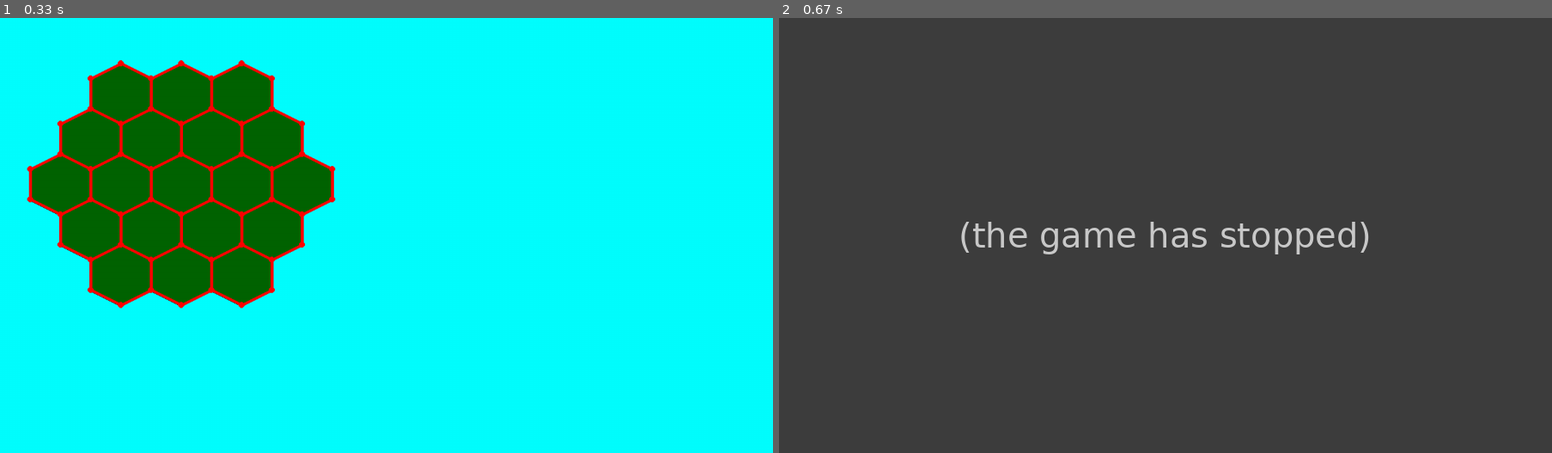
Above: before the commit, frames 1-2 (left to right).
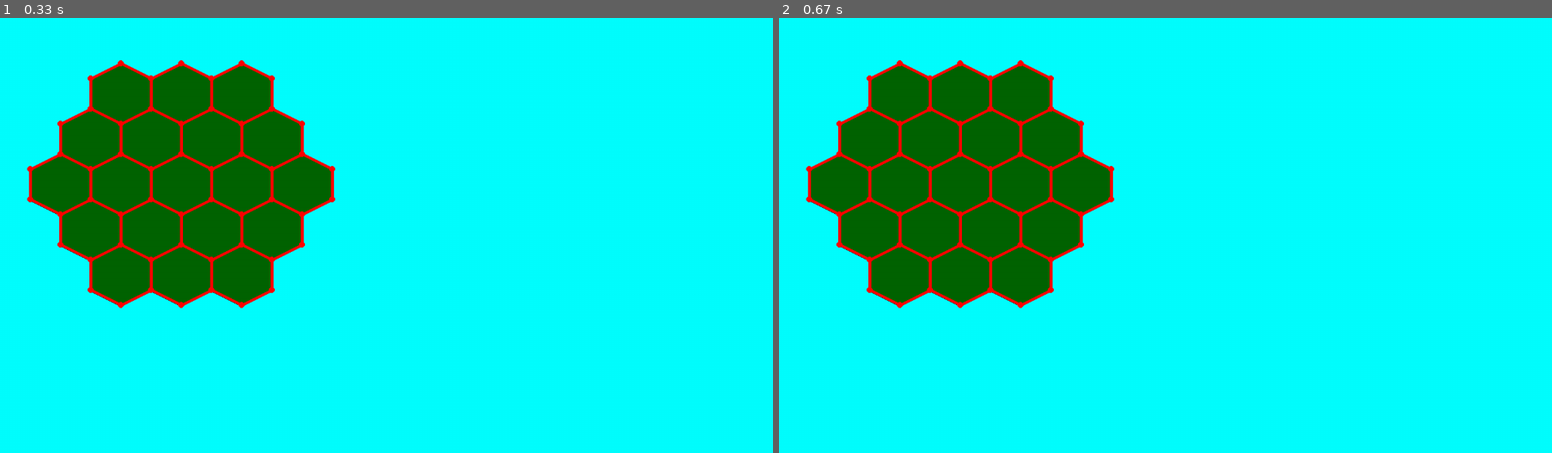
Above: after the commit, the same moments.

Repository: reeeeverb/pygame-experiments
Game: pygame game, started from main.py
Two runs of this game, one before a commit and one after it. Both use one fixed random seed, a clock stepped at 60 frames per second and the inputs below.
Inputs (mouse positions are in pixels of both pictures, inside the frame that each line leads up to):
- Up to frame 1 (0.33 s): no input
- Up to frame 2 (0.67 s): press the mouse at (871, 261) at 0.37 s; move the mouse to (894, 213) at 0.47 s; release the mouse at (925, 170) at 0.6 s

Frame 1 is identical in both runs. In frame 2, 100% of the frame differs, in the area x 0-100%, y 0-100%.
Error before the commit: AttributeError: 'list' object has no attribute 'collidepoint' (main.py line 107); the game stopped at 0.6 s (later frames are placeholders)

Commit message:
added touch detection for edges

Diff:
--- a/main.py
+++ b/main.py
@@ -104,13 +104,15 @@
         if event.type == pygame.MOUSEBUTTONUP:
             pos = pygame.mouse.get_pos()
             print(pos)
-            clicked = [s for s in corners if s.collidepoint(pos)]
-            print(corners.index(clicked[0]) if len(clicked) == 1 else "Invalid Location")
+            corner_clicked = [s for s in corners if s.collidepoint(pos)]
+            print("corner:"+str(corners.index(corner_clicked[0])) if len(corner_clicked) == 1 else "Invalid Location")
+            edge_clicked = [s for s in edges if s.collidepoint(pos)]
+            print("edges:"+str(edges.index(edge_clicked[0])) if len(edge_clicked) == 1 else "Invalid Location")
         if event.type == pygame.QUIT:
             running = False
     # fill the screen with a color to wipe away anything from last frame
     screen.fill("aqua")
-    corners = draw_board(200,175,[])
+    corners,edges = draw_board(200,175,[])
     #pygame.draw.polygon(screen,"black",[(200,175),(150,150),(150,100),(200,75),(250,100),(250,150)])
     # RENDER YOUR GAME HERE
 
